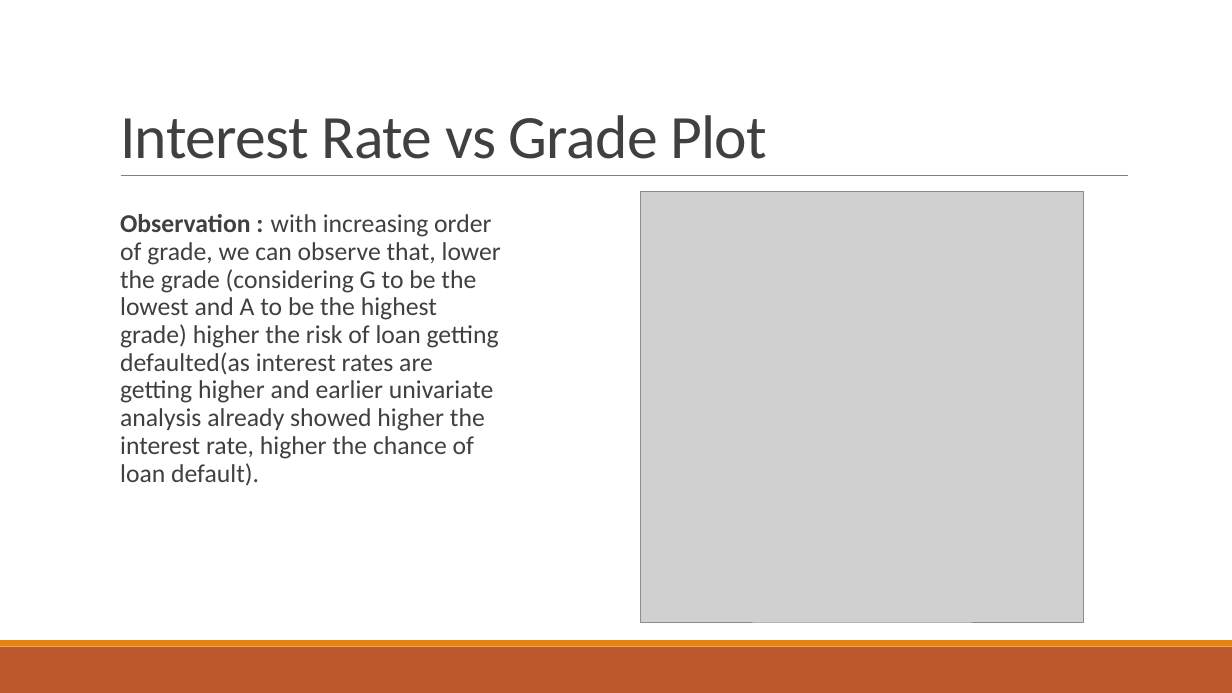
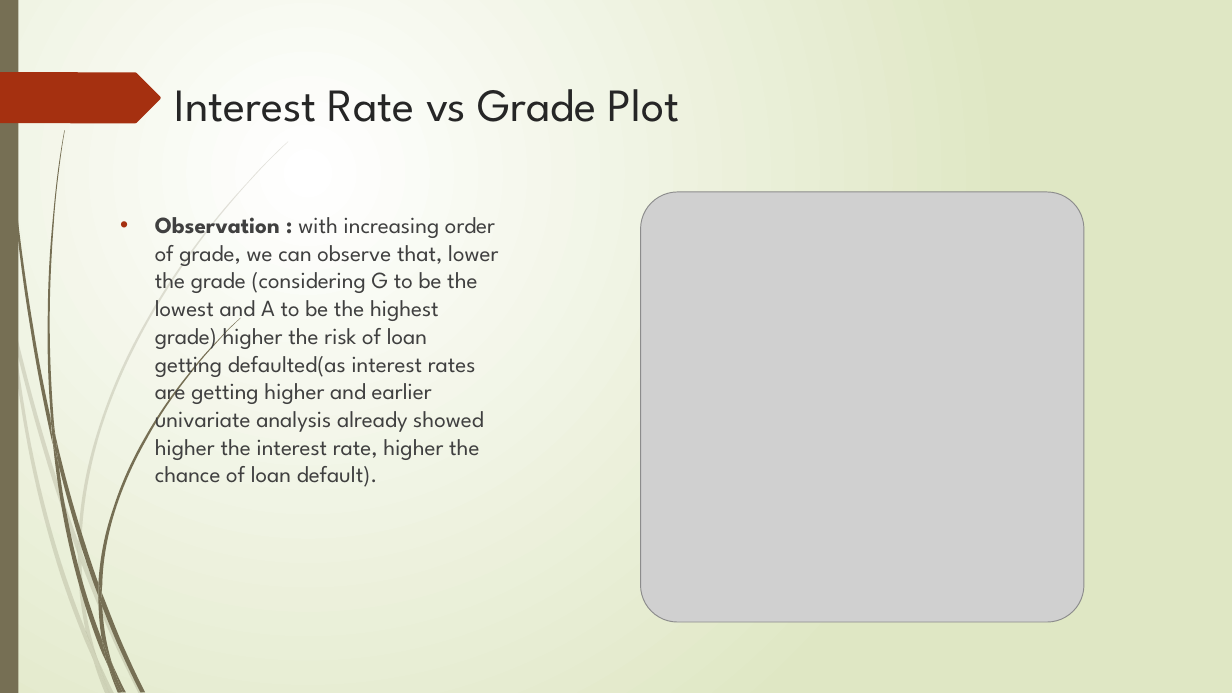
Before and after one commit to bitz-chauhan/lending_club_case_study, a slide deck: slide 13 of Lending Club Case Study.pptx. Drawn at 1232x693 pixels with LibreOffice and Linux fonts; fonts in the diff are those of the drawing; grey boxes stand for pictures. Boxes give left, top, right and bottom in pixels: in the first picture for what was removed or moved away, otherwise in the second. Text is boxed around its words. In the diff, an @@ line names an element or a change of style, - is before the commit and + after.

Commit message:
theme update

```diff
--- a/Lending Club Case Study.pptx
+++ b/Lending Club Case Study.pptx
@@ background #FFFFFF to gradient #FFFFFF to #DFE8C4 @@
@@ rectangle added at <box>0,0,18,693</box>, fill #766F54 @@
@@ freeform shape added at <box>0,72,161,123</box>, fill #A53010 @@
@@ title "Interest Rate vs Grade Plot": place and size @@
-title "Interest Rate vs Grade Plot" at <box>120,115,767,159</box>
+title "Interest Rate vs Grade Plot" at <box>175,89,680,122</box>
@@ title "Interest Rate vs Grade Plot" at <box>175,89,680,122</box>: size 48 to 36 pt, font Calibri to League Spartan, text colour #404040 to #262626, letter spacing -0.5 to 0 pt; line spacing 0.85 to 1; vertical alignment bottom to top @@
@@ line removed from (121, 176) to (1128, 176) @@
@@ text "Observation : with increasing order ..." at <box>155,217,498,487</box>: size 20 to 18 pt, font Calibri to League Spartan; bullet   to •; line spacing 0.9 to 1; less space between paragraphs; bullet colour #E48312 to #A53010 @@
@@ rectangle removed at <box>0,647,1232,693</box> @@
@@ rectangle removed at <box>0,640,1232,647</box> @@
@@ group added at <box>0,141,288,693</box>: 10 freeform shapes @@
@@ group added at <box>3,0,240,693</box>: 12 freeform shapes @@
```
Also in this commit, not shown: 13 other slides changed.
